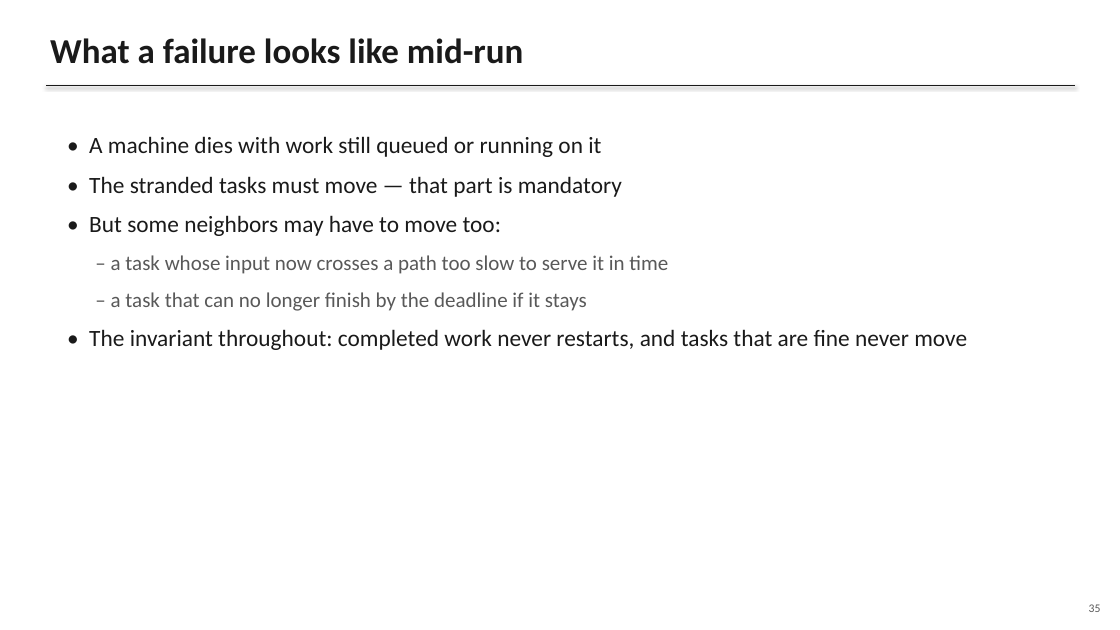
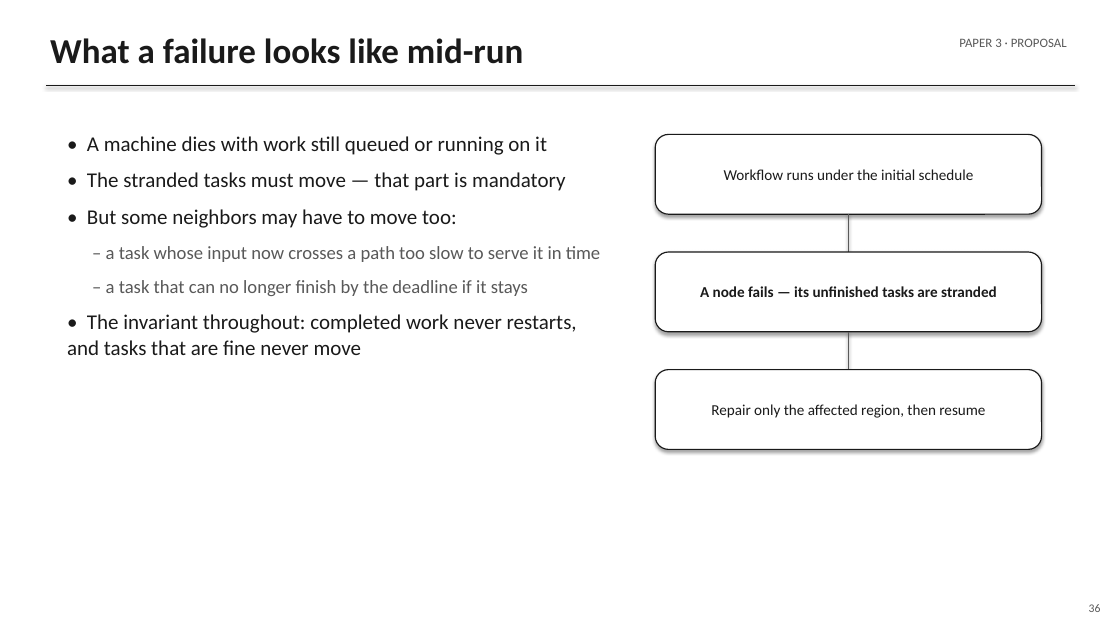
Before and after one commit to gayanigupta/data-aware-scheduling, a slide deck: slide 36 of slides/data-aware-scheduling.pptx (slide 35 before the commit). Drawn at 1120x630 pixels with LibreOffice and Linux fonts; fonts in the diff are those of the drawing. Boxes give left, top, right and bottom in pixels: in the first picture for what was removed or moved away, otherwise in the second. Text is boxed around its words. In the diff, an @@ line names an element or a change of style, - is before the commit and + after.

Commit message:
Restructure proposal deck to proposal-defense organization
- Numbered sections (1-7) with a running section tag on every
  slide so the structure is always visible
- New "Inputs and decisions" slide: a table stating which
  symbols are fixed inputs and which two are decided,
  mirroring the paper abstract
- Failure->repair flow diagram on the Paper 3 scenario slide
- Take-away lines on every experimental and key content slide
- Rewrote method-steps, hypotheses, risks, and conclusion
  slides into complete plain sentences

```diff
--- a/slides/data-aware-scheduling.pptx
+++ b/slides/data-aware-scheduling.pptx
@@ text added at (959,38,1067,47), 11 pt, text #595959 @@
+PAPER 3 · PROPOSAL
@@ text "• A machine dies with ..." at (67,136,600,355): size 20 to 18 pt in "• A machine dies with work still ...", "• The stranded tasks must move — ...", "• But some neighbors may have to ...", "• The invariant throughout: completed work never ..."; size 18 to 16 pt in "– a task whose input now crosses ...", "– a task that can no longer ..." @@
@@ rounded rectangle added at (655,134,1042,214), fill #FFFFFF, outline #1A1A1A 1 pt, 13 pt, text #1A1A1A @@
+Workflow runs under the initial schedule
@@ line added from (849, 214) to (849, 252), #595959 1.25 pt @@
@@ rounded rectangle added at (655,252,1042,332), fill #FFFFFF, outline #1A1A1A 1 pt, 13 pt, text #1A1A1A, bold @@
+A node fails — its unfinished tasks are stranded
@@ line added from (849, 332) to (849, 370), #595959 1.25 pt @@
@@ rounded rectangle added at (655,370,1042,450), fill #FFFFFF, outline #1A1A1A 1 pt, 13 pt, text #1A1A1A @@
+Repair only the affected region, then resume
@@ text at (1089,604,1101,612): text changed @@
-35
+36
```
Also in this commit, not shown: 45 other slides changed, 1 slide added, 1 other file.
